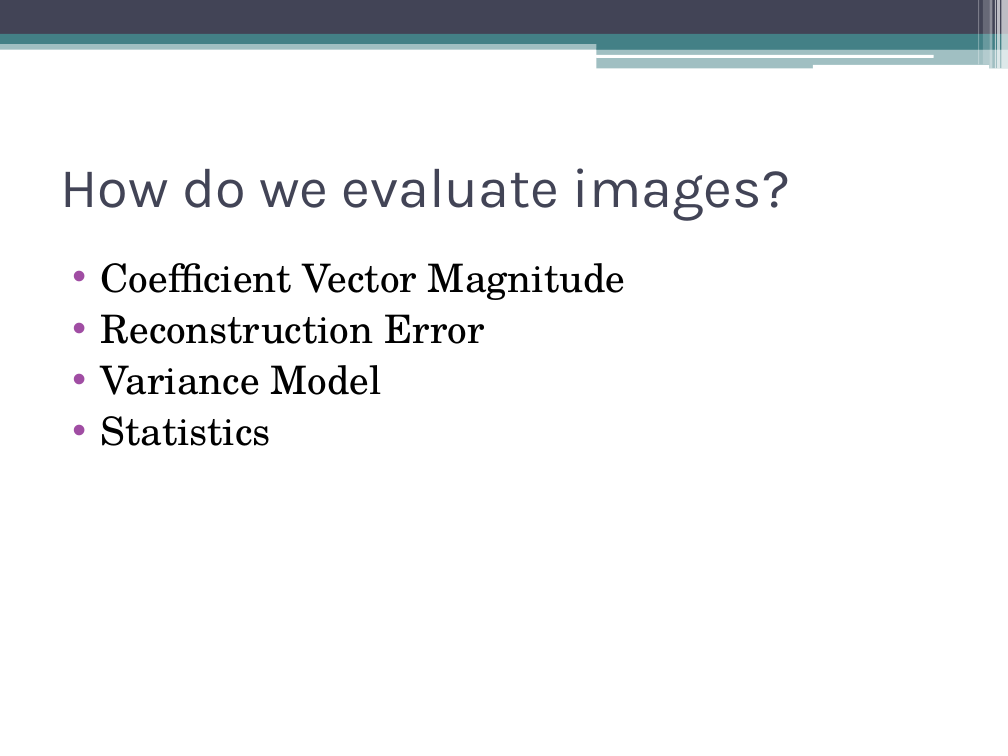
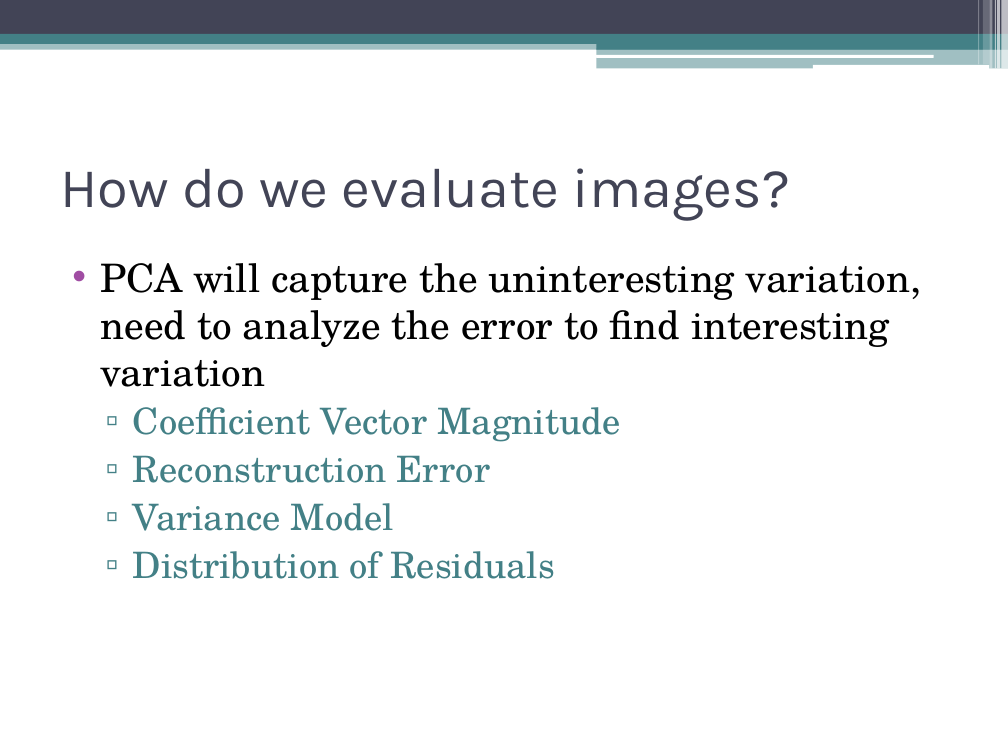
Before and after one commit to dyross/davidrossmastersproject, a slide deck: slide 25 of mastersProject/presentation/visualizationToolsForWebcams.pptx. Drawn at 1008x756 pixels with LibreOffice and Linux fonts; fonts in the diff are those of the drawing. Boxes give left, top, right and bottom in pixels: in the first picture for what was removed or moved away, otherwise in the second. Text is boxed around its words. In the diff, an @@ line names an element or a change of style, - is before the commit and + after.

```diff
--- a/mastersProject/presentation/visualizationToolsForWebcams.pptx
+++ b/mastersProject/presentation/visualizationToolsForWebcams.pptx
@@ text at (101, 263, 921, 387): paragraph added @@
+• PCA will capture the uninteresting variation, need to analyze the error to find interesting variation
@@ text at (133, 407, 620, 531): size 28 to 26 pt, text colour #000000 to #438086 in "Coefficient Vector Magnitude", "Reconstruction Error", "Variance Model"; bullet • to ▫; list level 1 to 2 in "Coefficient Vector Magnitude"; bullet colour #A04DA3 to #438086; list level 1 to 2 in "Reconstruction Error"; list level 1 to 2 in "Variance Model" @@
@@ text at (133, 551, 555, 579): text changed; size 28 to 26 pt; text colour #000000 to #438086 @@
-• Statistics
+  ▫ Distribution of Residuals
```
Also in this commit, not shown: 10 other slides changed, 10 slides added, 6 slides removed, 11 other files.
